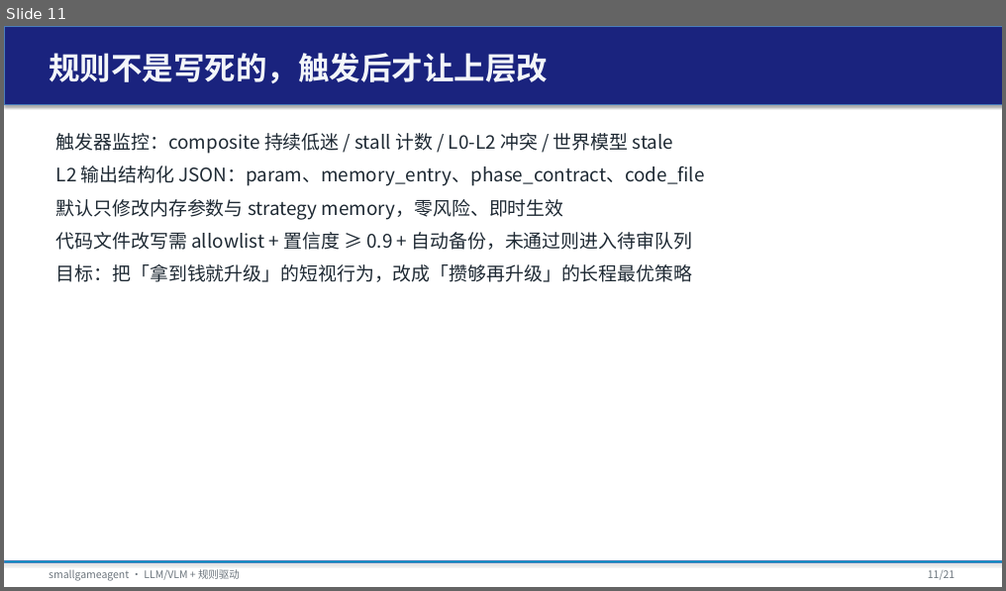
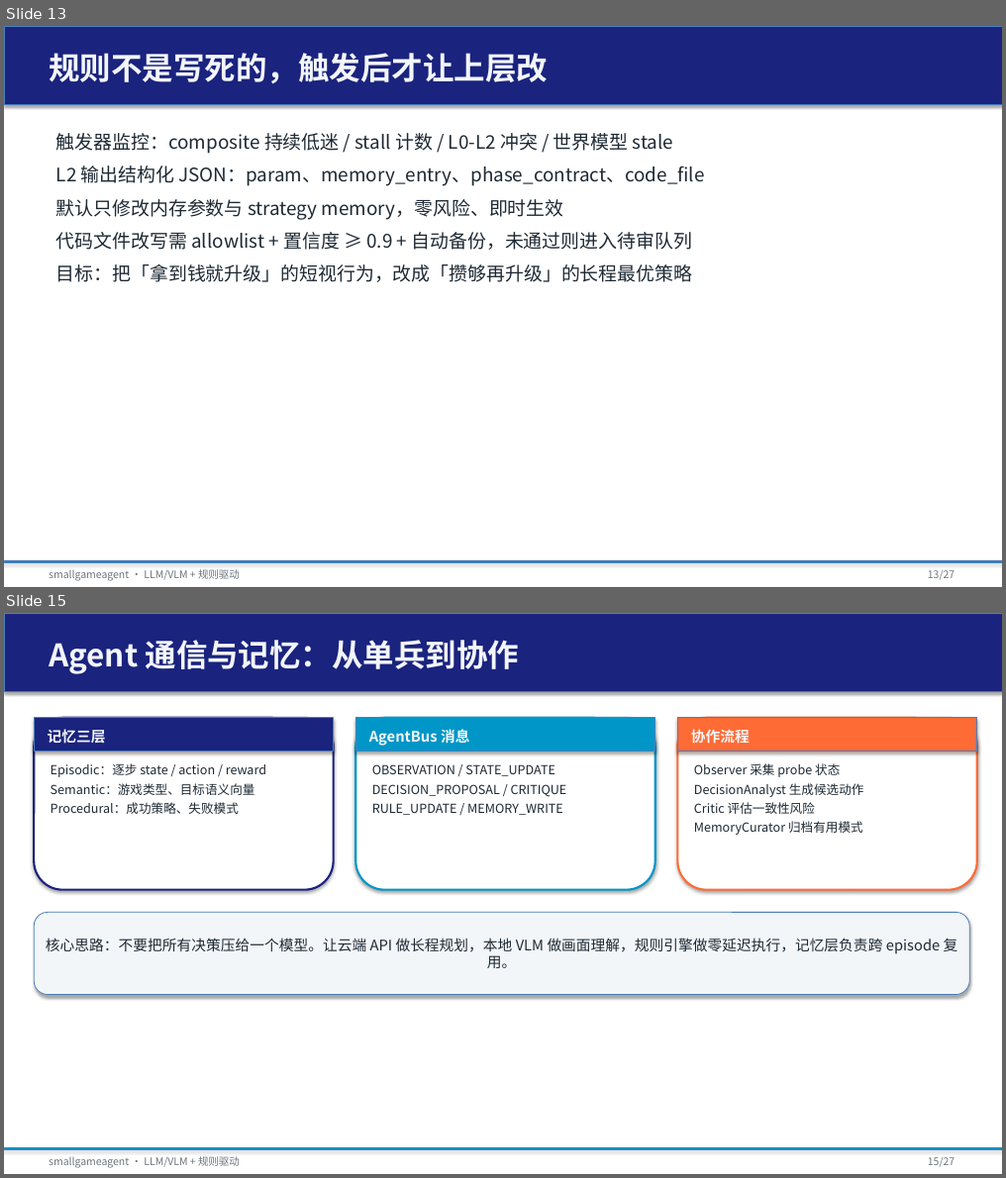
Before and after one commit to tzhazuma/smallgameagent, a slide deck: reports/smallgameagent_report.pptx. Shown one above the other, each under a label of ours: slide 11 before the commit, slides 13 and 15 after it; the slides between them are not shown. The pictures are 1006x591 and 1006x1178 pixels, drawn with LibreOffice and Linux fonts; fonts in the diff are those of the drawing. Boxes give left, top, right and bottom in pixels: in the first picture for what was removed or moved away, otherwise in the second. Text is boxed around its words. In the diff, an @@ line names an element or a change of style, - is before the commit and + after.

Commit message:
feat: offline replay harness, rule-update wiring, and refreshed report/PPT
- Add src/experiments/offline_replay.py for browser-free evaluation on
  processed-runs trajectories (state adapter, fake ctx, rule/hierarchical/api-rule).
- Fix RuleEngine/HierarchicalPlanner RuleParameters sharing so L2 param updates
  affect L0 in real time.
- Add exp_rule_update_mock.py and debug_l2_rule_update.py for wiring validation.
- Update multi-provider env example (.env.example) and .gitignore for games/,
  collected_datasets/.
- Refresh REPORT.md and EXPERIMENT_RESULTS.md with offline replay results.
- Regenerate PDF/PPT via scripts/generate_deliverables.py.

```diff
--- a/reports/smallgameagent_report.pptx
+++ b/reports/smallgameagent_report.pptx
@@ slide 15 added at box(4, 613, 1002, 1174), background #FFFFFF @@
@@ rectangle added at box(4, 613, 1002, 691), fill #1A237E, outline #4B7EBC 0.75 pt @@
@@ text added at box(49, 640, 520, 674), 30 pt, text #F3F6F9, bold @@
+Agent 通信与记忆：从单兵到协作
@@ rounded rectangle added at box(34, 718, 334, 890), fill #FFFFFF, outline #1A237E 2 pt @@
@@ rectangle added at box(34, 718, 334, 752), fill #1A237E, outline #4B7EBC 0.75 pt @@
@@ text added at box(48, 729, 106, 744), 14 pt, text #F3F6F9, bold @@
+记忆三层
@@ rounded rectangle added at box(355, 718, 655, 890), fill #FFFFFF, outline #0096C7 2 pt @@
@@ rectangle added at box(355, 718, 655, 752), fill #0096C7, outline #4B7EBC 0.75 pt @@
@@ text added at box(369, 729, 469, 746), 14 pt, text #F3F6F9, bold @@
+AgentBus 消息
@@ rounded rectangle added at box(678, 718, 977, 890), fill #FFFFFF, outline #FF6B35 2 pt @@
@@ rectangle added at box(678, 718, 977, 752), fill #FF6B35, outline #4B7EBC 0.75 pt @@
@@ text added at box(691, 729, 749, 743), 14 pt, text #F3F6F9, bold @@
+协作流程
@@ text added at box(51, 763, 266, 814), 12 pt, text #1E2933 @@
+Episodic：逐步 state / action / reward
+Semantic：游戏类型、目标语义向量
+Procedural：成功策略、失败模式
@@ text added at box(372, 764, 567, 815), 12 pt, text #1E2933 @@
+OBSERVATION / STATE_UPDATE
+DECISION_PROPOSAL / CRITIQUE
+RULE_UPDATE / MEMORY_WRITE
@@ text added at box(694, 763, 864, 835), 12 pt, text #1E2933 @@
+Observer 采集 probe 状态
+DecisionAnalyst 生成候选动作
+Critic 评估一致性风险
+MemoryCurator 归档有用模式
@@ rounded rectangle added at box(34, 912, 969, 995), fill #F3F6F9, outline #4B7EBC 0.75 pt, 14 pt, text #1E2933 @@
+核心思路：不要把所有决策压给一个模型。让云端 API 做长程规划，本地 VLM 做画面理解，规则引擎做零延迟执行，记忆层负责跨 episode 复用。
@@ rectangle added at box(4, 1149, 1002, 1150), fill #0096C7, outline #4B7EBC 0.75 pt @@
@@ text added at box(49, 1157, 240, 1168), 10 pt, text #6C757D @@
+smallgameagent · LLM/VLM + 规则驱动
@@ text added at box(928, 1157, 954, 1167), 10 pt, text #6C757D @@
+15/27
@@ what was slide 11 is now slide 13 @@
@@ slide 13 changed as well @@
@@ text at box(928, 570, 954, 580): text changed @@
-11/21
+13/27
```
Also in this commit, not shown: 19 other slides changed, 6 other slides added, 1 slide removed, 16 other files.
